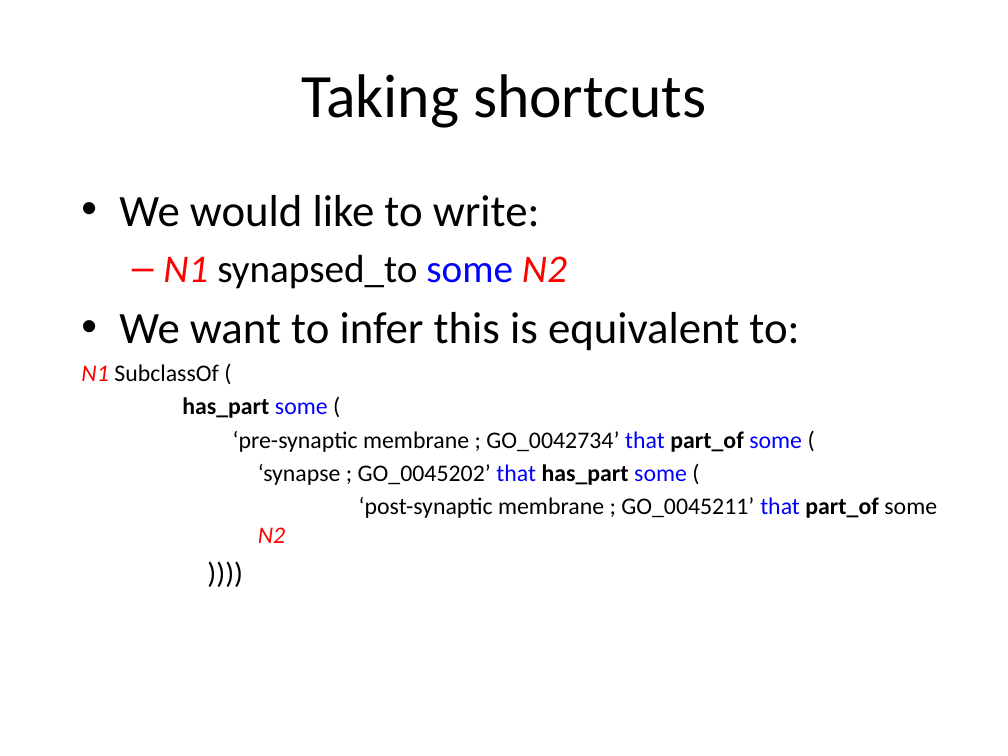
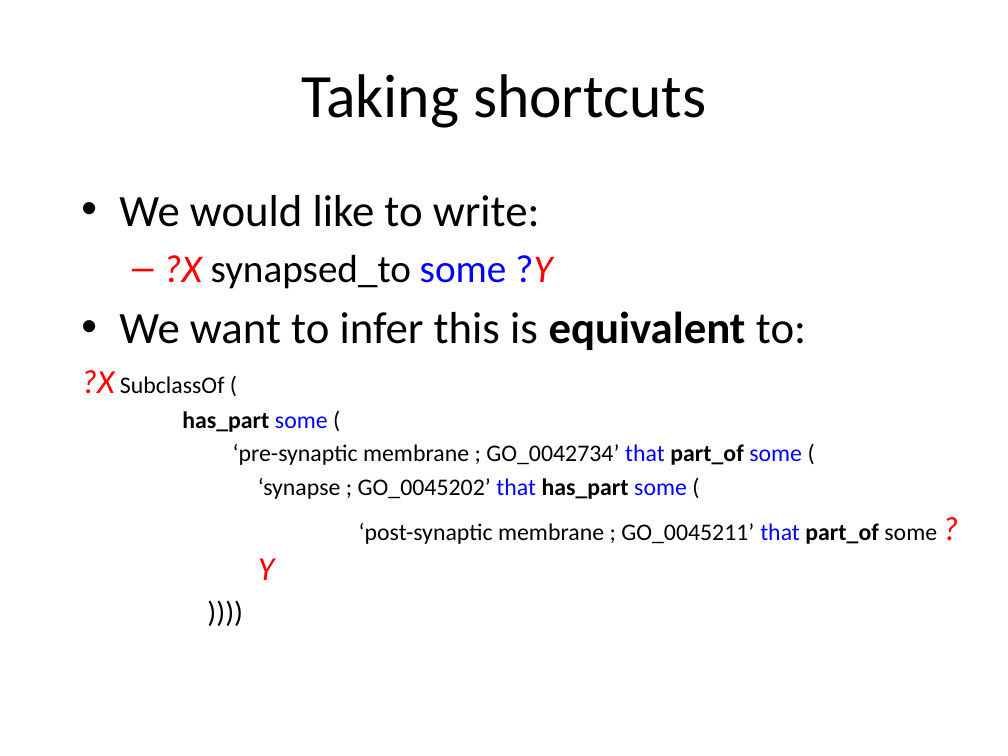
Before and after one commit to cmungall/obo2owl, a slide deck: slide 7 of papers/owled-macros-panel.pptx (slide 5 before the commit). Drawn at 1008x756 pixels with LibreOffice and Linux fonts; fonts in the diff are those of the drawing. Boxes give left, top, right and bottom in pixels: in the first picture for what was removed or moved away, otherwise in the second. Text is boxed around its words. In the diff, an @@ line names an element or a change of style, - is before the commit and + after.

```diff
--- a/papers/owled-macros-panel.pptx
+++ b/papers/owled-macros-panel.pptx
@@ text at (163, 254, 552, 289): text changed @@
-  – N1 synapsed_to some N2
+  – ?X synapsed_to some ?Y
@@ text at (119, 311, 806, 350): bold on in "equivalent" @@
@@ text at (81, 370, 225, 394): text changed @@
-N1 SubclassOf (
+?X SubclassOf (
@@ text at (359, 523, 937, 544): text changed @@
-      ‘post-synaptic membrane ; GO_0045211’ that part_of some N2
+      ‘post-synaptic membrane ; GO_0045211’ that part_of some ?Y
```
Also in this commit, not shown: 9 other slides changed, 8 slides added.
